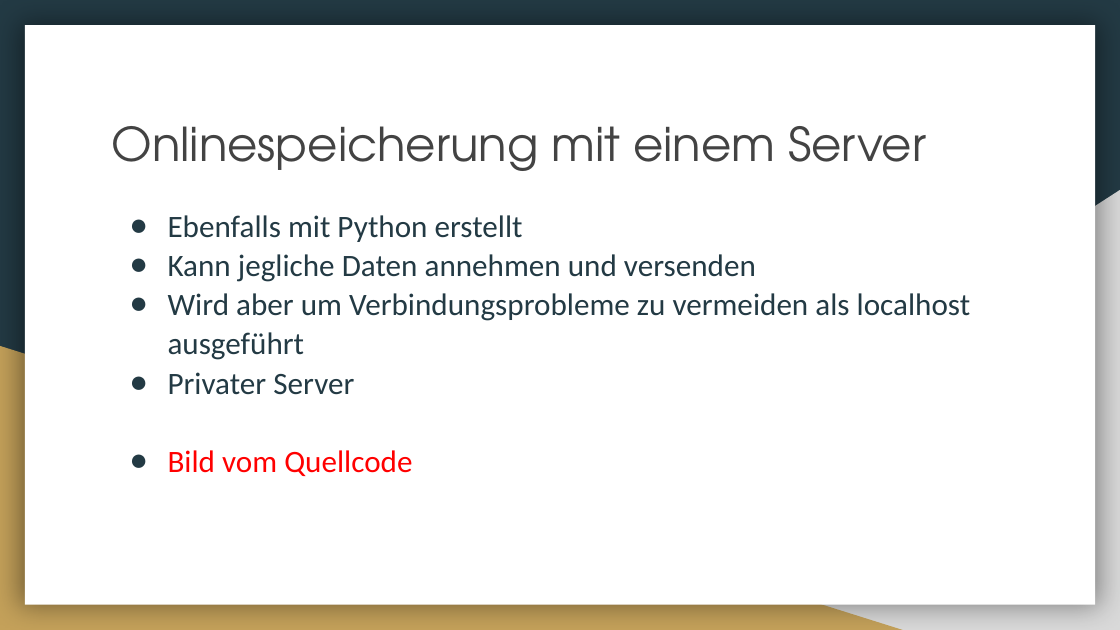
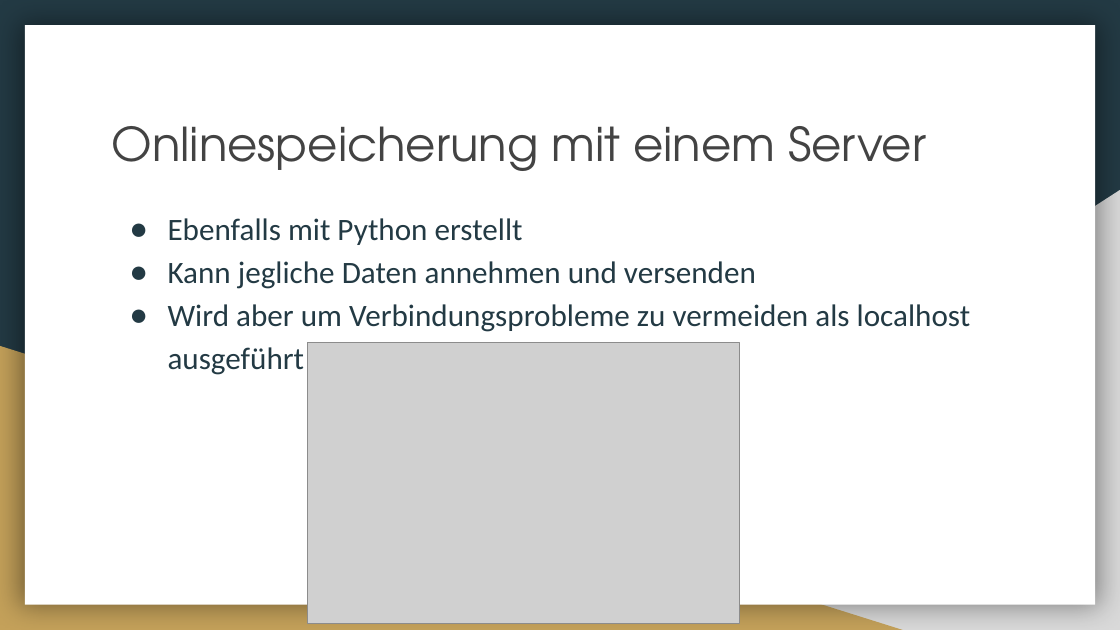
Before and after one commit to Lexa-Heda/TSA, a slide deck: slide 6 of TSA_Vortrag.pptx. Drawn at 1120x630 pixels with LibreOffice and Linux fonts; fonts in the diff are those of the drawing; grey boxes stand for pictures. Boxes give left, top, right and bottom in pixels: in the first picture for what was removed or moved away, otherwise in the second. Text is boxed around its words. In the diff, an @@ line names an element or a change of style, - is before the commit and + after.

```diff
--- a/TSA_Vortrag.pptx
+++ b/TSA_Vortrag.pptx
@@ text "Ebenfalls mit Python erstellt" at (168,218,971,375): line spacing 1.05 to 1.15 @@
@@ picture added at (308,343,740,624) @@
@@ text at (168,372,412,476): paragraphs removed @@
-● Privater Server
-● Bild vom Quellcode
```
Also in this commit, not shown: 3 other files.
